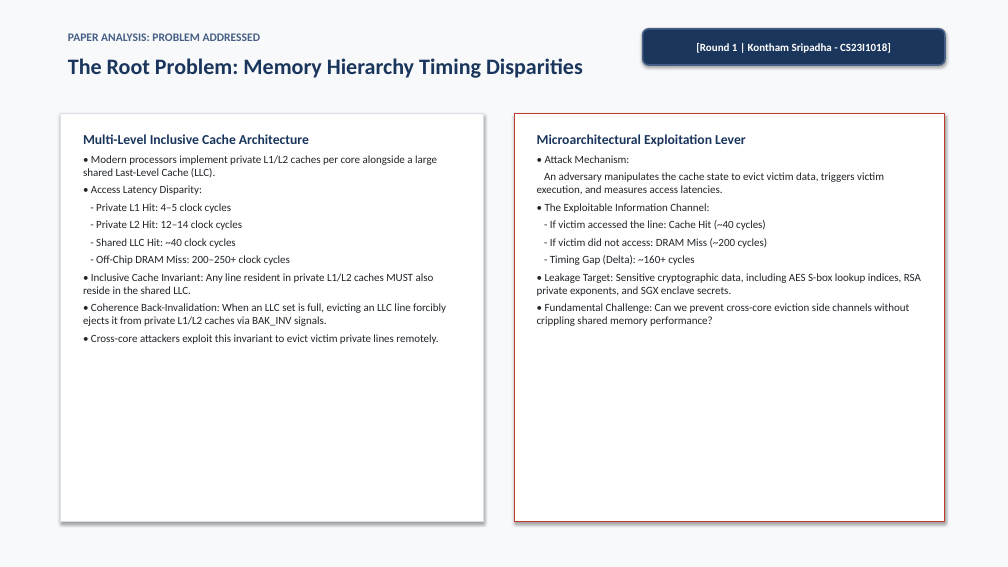
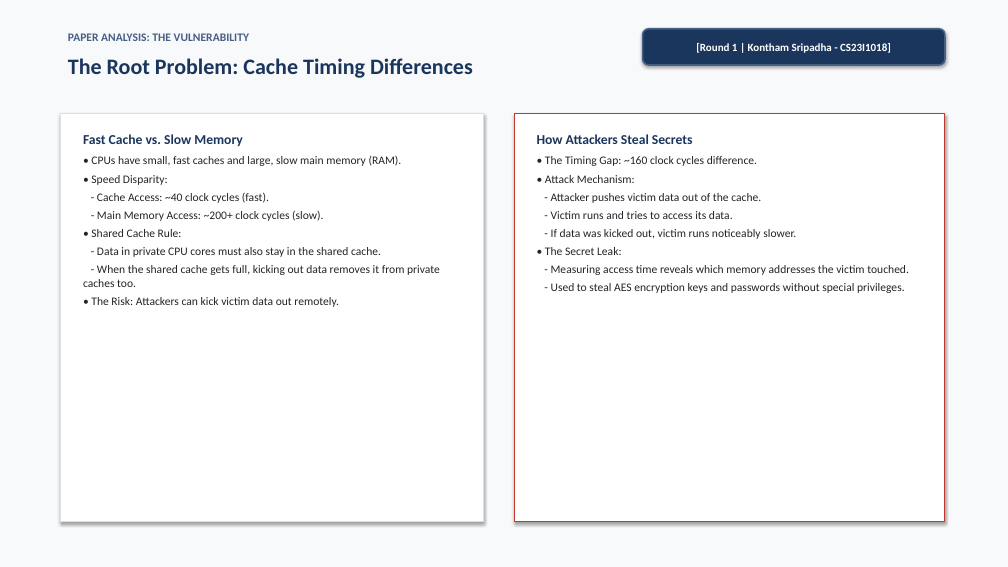
Before and after one commit to Sripadh16/IS-project, a slide deck: slide 2 of TreasureCache_Presentation.pptx. Drawn at 1008x567 pixels with LibreOffice and Linux fonts; fonts in the diff are those of the drawing. Boxes give left, top, right and bottom in pixels: in the first picture for what was removed or moved away, otherwise in the second. Text is boxed around its words. In the diff, an @@ line names an element or a change of style, - is before the commit and + after.

Commit message:
Streamline presentation script and slides into concise plain-English format without losing context

```diff
--- a/TreasureCache_Presentation.pptx
+++ b/TreasureCache_Presentation.pptx
@@ text at (68,58,473,78): text changed @@
-The Root Problem: Memory Hierarchy Timing Disparities
+The Root Problem: Cache Timing Differences
@@ text at (68,33,249,41): text changed @@
-PAPER ANALYSIS: PROBLEM ADDRESSED
+PAPER ANALYSIS: THE VULNERABILITY
@@ text at (83,134,440,307): text changed; size 10.5 to 11 pt @@
-Multi-Level Inclusive Cache Architecture
-• Modern processors implement private L1/L2 caches per core alongside a large shared Last-Level Cache (LLC).
-• Access Latency Disparity:
-- Private L1 Hit: 4–5 clock cycles
-- Private L2 Hit: 12–14 clock cycles
-- Shared LLC Hit: ~40 clock cycles
-- Off-Chip DRAM Miss: 200–250+ clock cycles
-• Inclusive Cache Invariant: Any line resident in private L1/L2 caches MUST also reside in the shared LLC.
-• Coherence Back-Invalidation: When an LLC set is full, evicting an LLC line forcibly ejects it from private L1/L2 caches via BAK_INV signals.
-• Cross-core attackers exploit this invariant to evict victim private lines remotely.
+Fast Cache vs. Slow Memory
+• CPUs have small, fast caches and large, slow main memory (RAM).
+• Speed Disparity:
+- Cache Access: ~40 clock cycles (fast).
+- Main Memory Access: ~200+ clock cycles (slow).
+• Shared Cache Rule:
+- Data in private CPU cores must also stay in the shared cache.
+- When the shared cache gets full, kicking out data removes it from private caches too.
+• The Risk: Attackers can kick victim data out remotely.
@@ text at (537,134,757,166): text changed; size 13 to 11 pt; text colour #1B365D to #212529; bold off @@
-Microarchitectural Exploitation Lever
+How Attackers Steal Secrets
+• The Timing Gap: ~160 clock cycles difference.
@@ text at (545,175,635,183): size 10.5 to 11 pt in "• Attack Mechanism:" @@
@@ text at (545,193,909,293): text changed; size 10.5 to 11 pt @@
-An adversary manipulates the cache state to evict victim data, triggers victim execution, and measures access latencies.
-• The Exploitable Information Channel:
-- If victim accessed the line: Cache Hit (~40 cycles)
-- If victim did not access: DRAM Miss (~200 cycles)
-- Timing Gap (Delta): ~160+ cycles
-• Leakage Target: Sensitive cryptographic data, including AES S-box lookup indices, RSA private exponents, and SGX enclave secrets.
-• Fundamental Challenge: Can we prevent cross-core eviction side channels without crippling shared memory performance?
+- Attacker pushes victim data out of the cache.
+- Victim runs and tries to access its data.
+- If data was kicked out, victim runs noticeably slower.
+• The Secret Leak:
+- Measuring access time reveals which memory addresses the victim touched.
+- Used to steal AES encryption keys and passwords without special privileges.
```
Also in this commit, not shown: 19 other slides changed, 5 other files.
